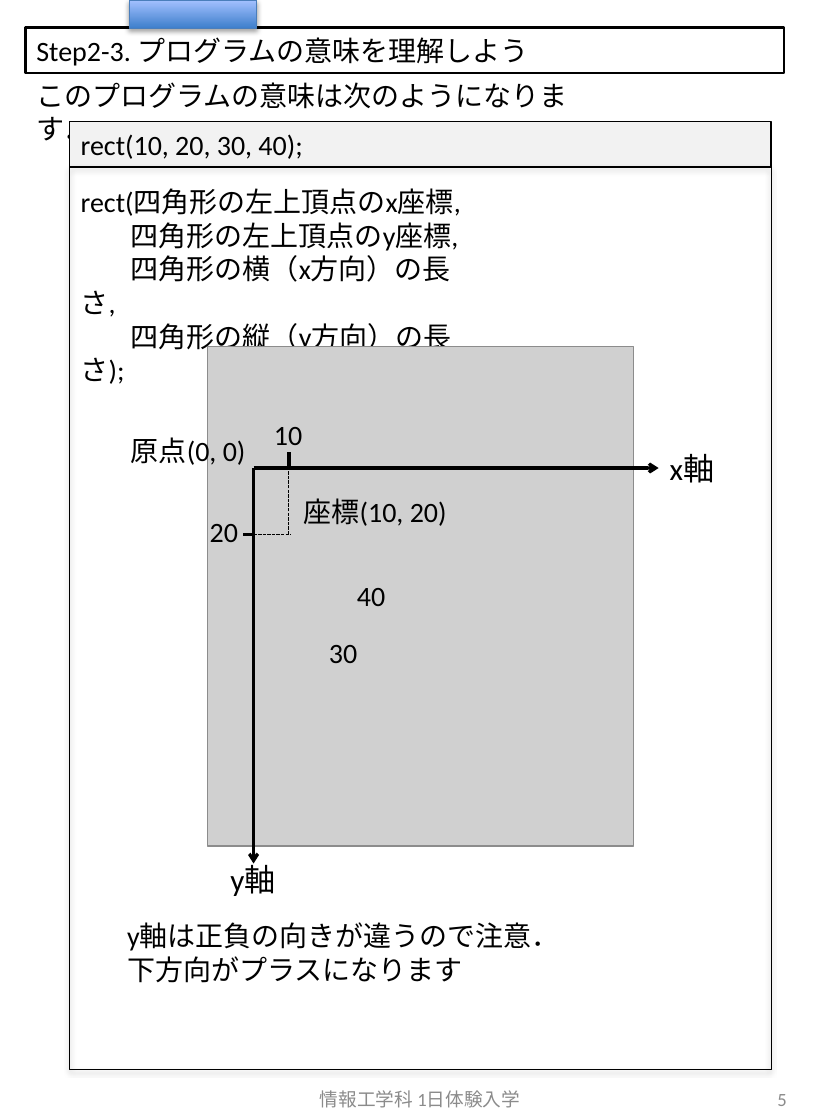
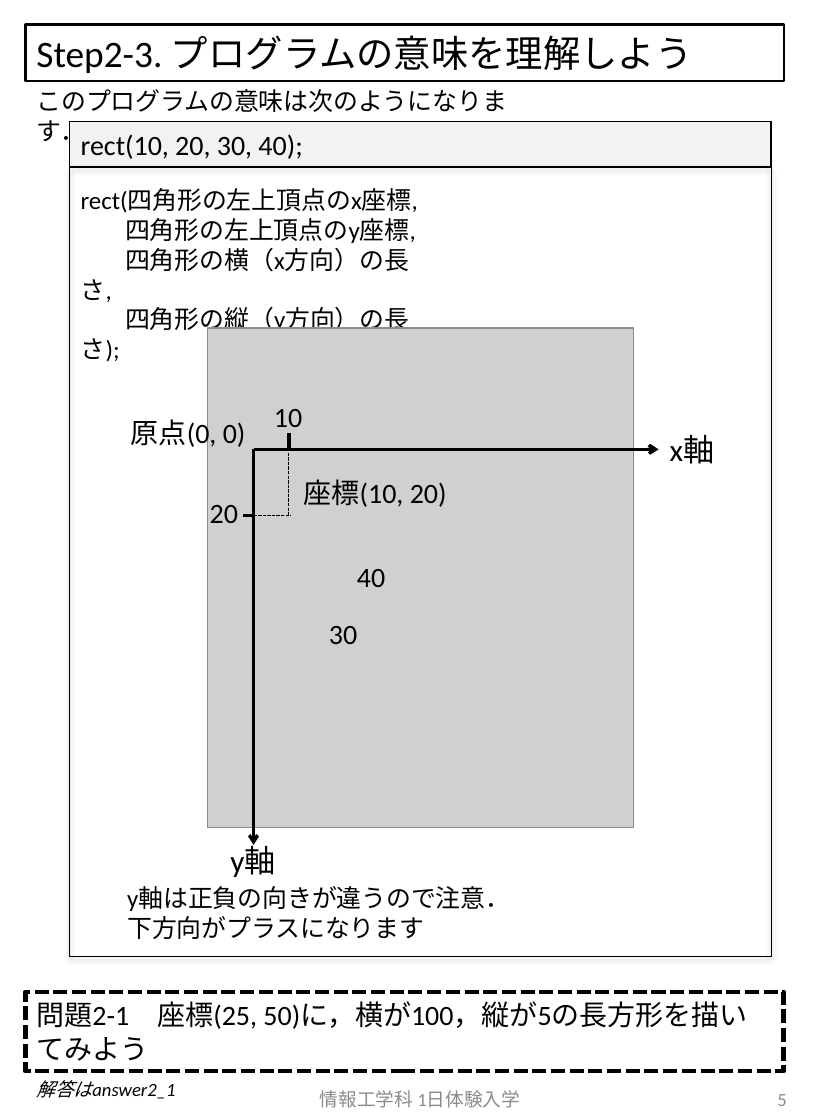
Before and after one commit to crotsu/ShootingGame_Taiken, a slide deck: slide 5 of Document/body.pptx. Drawn at 840x1120 pixels with LibreOffice and Linux fonts; fonts in the diff are those of the drawing; grey boxes stand for pictures. Boxes give left, top, right and bottom in pixels: in the first picture for what was removed or moved away, otherwise in the second. Text is boxed around its words. In the diff, an @@ line names an element or a change of style, - is before the commit and + after.

```diff
--- a/Document/body.pptx
+++ b/Document/body.pptx
@@ rectangle "Step2-3. プログラムの意味を理解しよう": place and size @@
-rectangle "Step2-3. プログラムの意味を理解しよう" at bbox=[26, 28, 784, 73]
+rectangle "Step2-3. プログラムの意味を理解しよう" at bbox=[26, 25, 784, 81]
@@ rectangle "Step2-3. プログラムの意味を理解しよう" at bbox=[26, 25, 784, 81]: size 18 to 24 pt @@
@@ rectangle removed at bbox=[129, 0, 256, 28] @@
@@ text "このプログラムの意味は次のようになります．": place and size @@
-text "このプログラムの意味は次のようになります．" at bbox=[36, 82, 567, 109]
+text "このプログラムの意味は次のようになります．" at bbox=[36, 89, 506, 112]
@@ rectangle: place and size @@
-rectangle at bbox=[69, 167, 771, 1070]
+rectangle at bbox=[69, 167, 771, 956]
@@ text "20": place and size @@
-text "20" at bbox=[210, 524, 238, 542]
+text "20" at bbox=[210, 505, 238, 523]
@@ 7 texts, 4 lines, 2 arrows, 1 picture: place and size @@
-7 texts, 4 lines, 2 arrows, 1 picture at bbox=[131, 347, 715, 896]
+7 texts, 4 lines, 2 arrows, 1 picture at bbox=[131, 328, 715, 877]
@@ size 18 to 16 pt in 3 elements at bbox=[81, 189, 418, 362], bbox=[36, 89, 506, 112], bbox=[127, 887, 510, 939] @@
@@ text "y軸は正負の向きが違うので注意．": place and size @@
-text "y軸は正負の向きが違うので注意．" at bbox=[127, 923, 560, 983]
+text "y軸は正負の向きが違うので注意．" at bbox=[127, 887, 510, 939]
@@ rectangle added at bbox=[26, 992, 784, 1072], outline #000000 3 pt dashed, 18 pt, text #000000 @@
+問題2-1 座標(25, 50)に，横が100，縦が5の長方形を描いてみよう
@@ text added at bbox=[36, 1080, 175, 1099], 12 pt, text #000000, italic @@
+解答はanswer2_1
```
Also in this commit, not shown: 5 other slides changed, 5 slides added, 9 other files.
